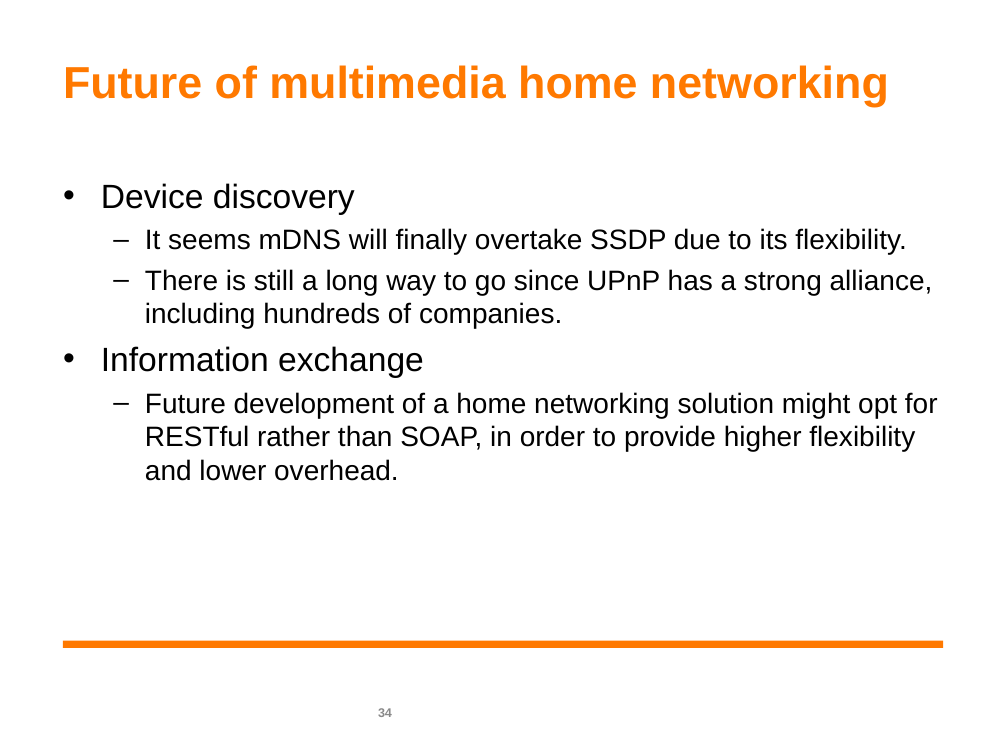
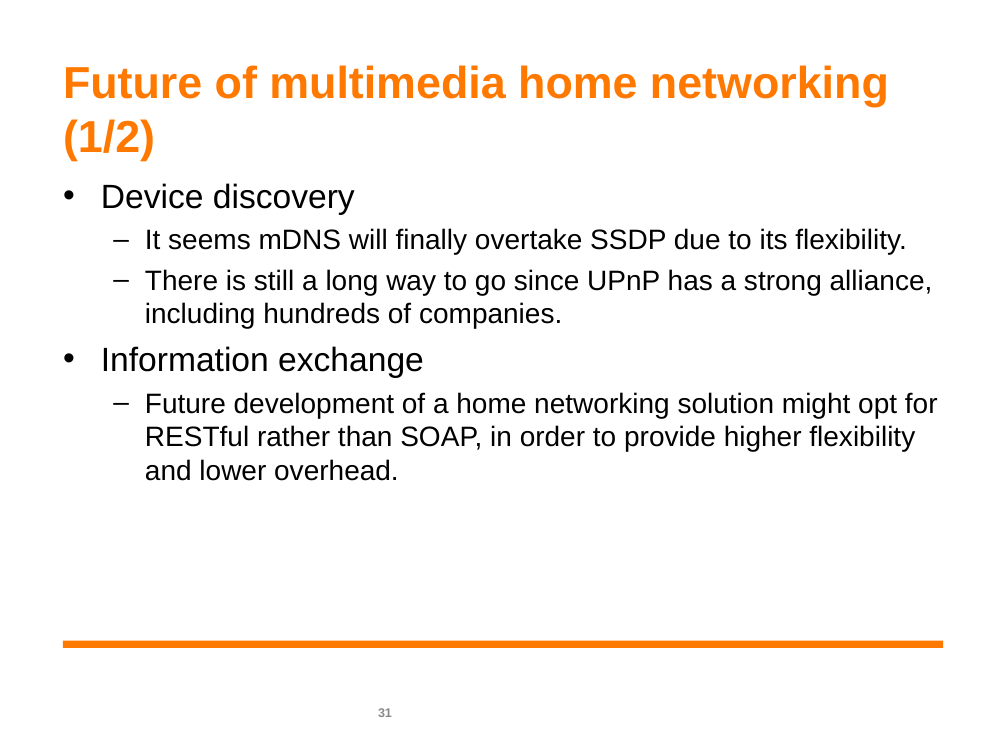
Before and after one commit to pengdev/home-networking, a slide deck: slide 31 of liu_120515.ppt (slide 34 before the commit). Drawn at 1008x756 pixels with LibreOffice and Linux fonts; fonts in the diff are those of the drawing; background and template pictures are left out. Boxes give left, top, right and bottom in pixels: in the first picture for what was removed or moved away, otherwise in the second. Text is boxed around its words. In the diff, an @@ line names an element or a change of style, - is before the commit and + after.

Commit message:
add final update to presentation slides

```diff
--- a/liu_120515.ppt
+++ b/liu_120515.ppt
@@ title at (x1=63, y1=65, x2=889, y2=161): text changed @@
-Future of multimedia home networking
+Future of multimedia home networking (1/2)
@@ page number at (x1=378, y1=708, x2=392, y2=717): text changed @@
-34
+31
```
Also in this commit, not shown: 13 other slides changed, 1 slide added, 1 other file.
